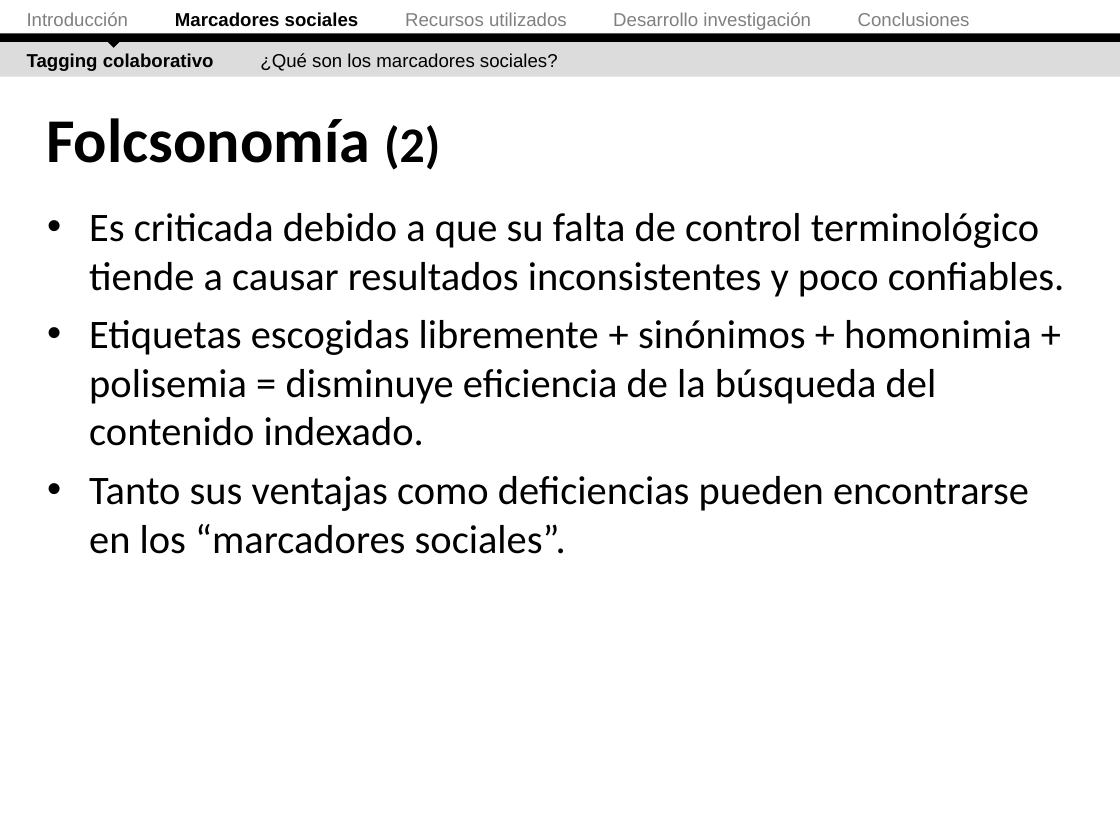
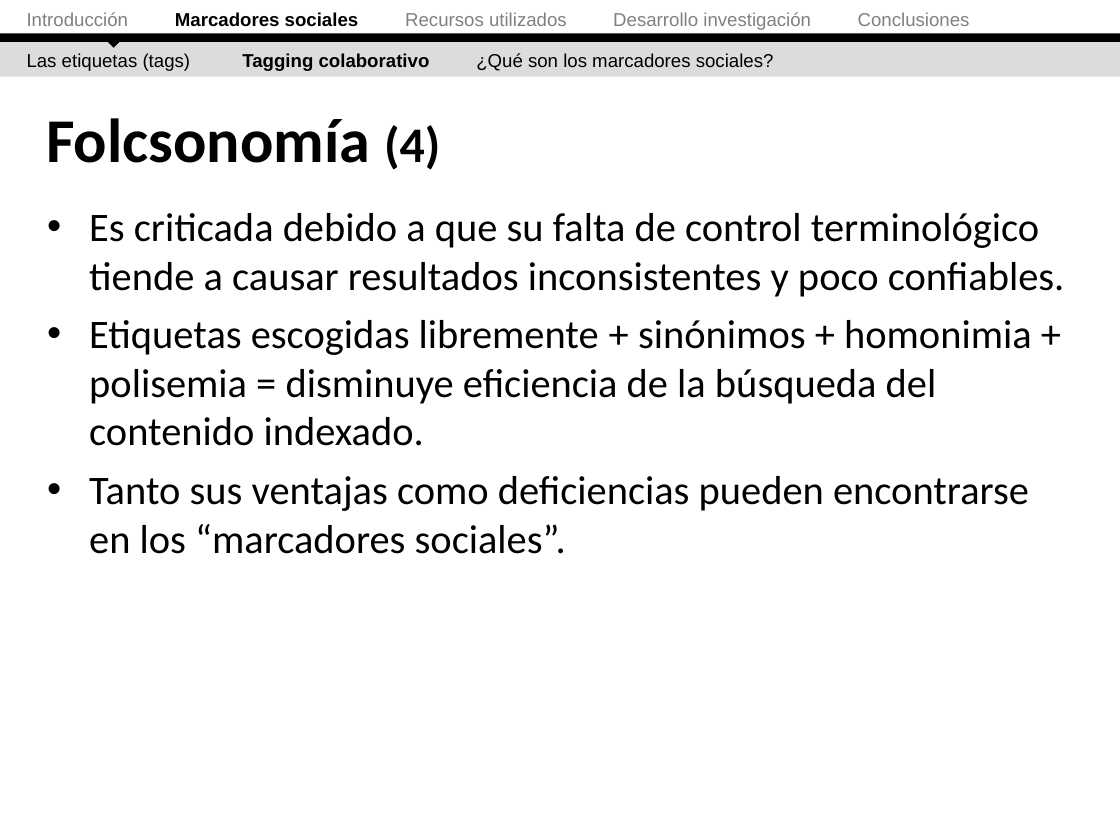
Before and after one commit to ak907kenai/nicotournetesis, a slide deck: slide 17 of docs_trunk/Presentación/Nicolás Tourné - Presentación Tesis (v2.1).ppt (slide 14 before the commit). Drawn at 1120x840 pixels with LibreOffice and Linux fonts; fonts in the diff are those of the drawing. Boxes give left, top, right and bottom in pixels: in the first picture for what was removed or moved away, otherwise in the second. Text is boxed around its words. In the diff, an @@ line names an element or a change of style, - is before the commit and + after.

```diff
--- a/docs_trunk/Presentación/Nicolás Tourné - Presentación Tesis (v2.1).ppt
+++ b/docs_trunk/Presentación/Nicolás Tourné - Presentación Tesis (v2.1).ppt
@@ text at box(27, 53, 774, 71): text changed @@
-Tagging colaborativo ¿Qué son los marcadores sociales?
+Las etiquetas (tags) Tagging colaborativo ¿Qué son los marcadores sociales?
@@ title at box(46, 118, 440, 170): text changed @@
-Folcsonomía (2)
+Folcsonomía (4)
```
Also in this commit, not shown: 13 other slides changed, 4 slides added, 1 other file.
